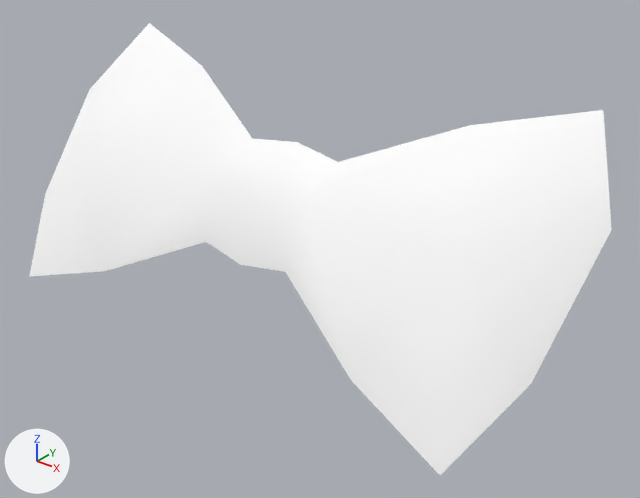
Renders of the glTF model public/3d/item/model__item__manequin_hd.ofs_80/code_head90.gltf from each side of a commit.
One viewpoint serves both versions: a 50 mm camera at (0.628, -0.695, 2.268) aimed at (0.059, 0.016, 1.828). Lighting does not change. The marker at lower left points along +X, +Y and +Z. The older version comes first.

Objects in the first picture: 'code_head90.001'.
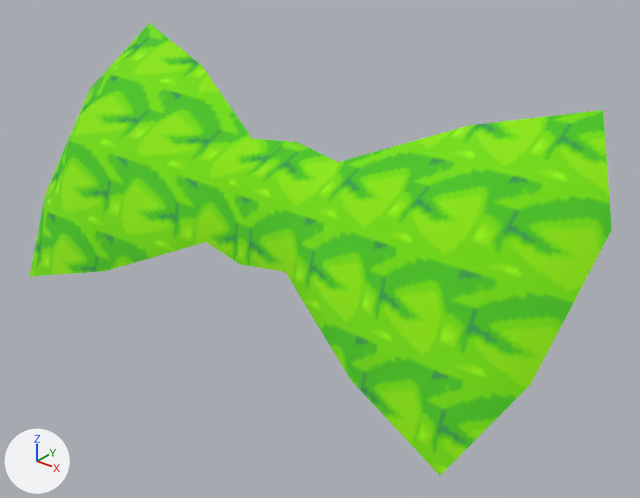
Changed parts and their boxes [x1, y1, x2, y2] in the pictures (640 x 498 px):
'code_head90.001', surface changed (white to green): [29, 23, 612, 475] in both

Patch to the scene script:
```diff
--- a/public/3d/item/model__item__manequin_hd.ofs_80/code_head90.gltf.py
+++ b/public/3d/item/model__item__manequin_hd.ofs_80/code_head90.gltf.py
@@ img_zc08_rib04 @@
+img_zc08_rib04 = load_image('zc08_rib04', '_unpacked/zc08_rib04', 32, 32, 'sRGB')
@@ mat_zc08_hat90 @@
 mat_zc08_hat90 = principled_material('zc08_hat90')
-mat_zc08_hat90.base_color = (1.0, 1.0, 1.0)  # white #ffffff
+mat_zc08_hat90.texture = img_zc08_rib04
 mat_zc08_hat90.roughness = 1.0
```
